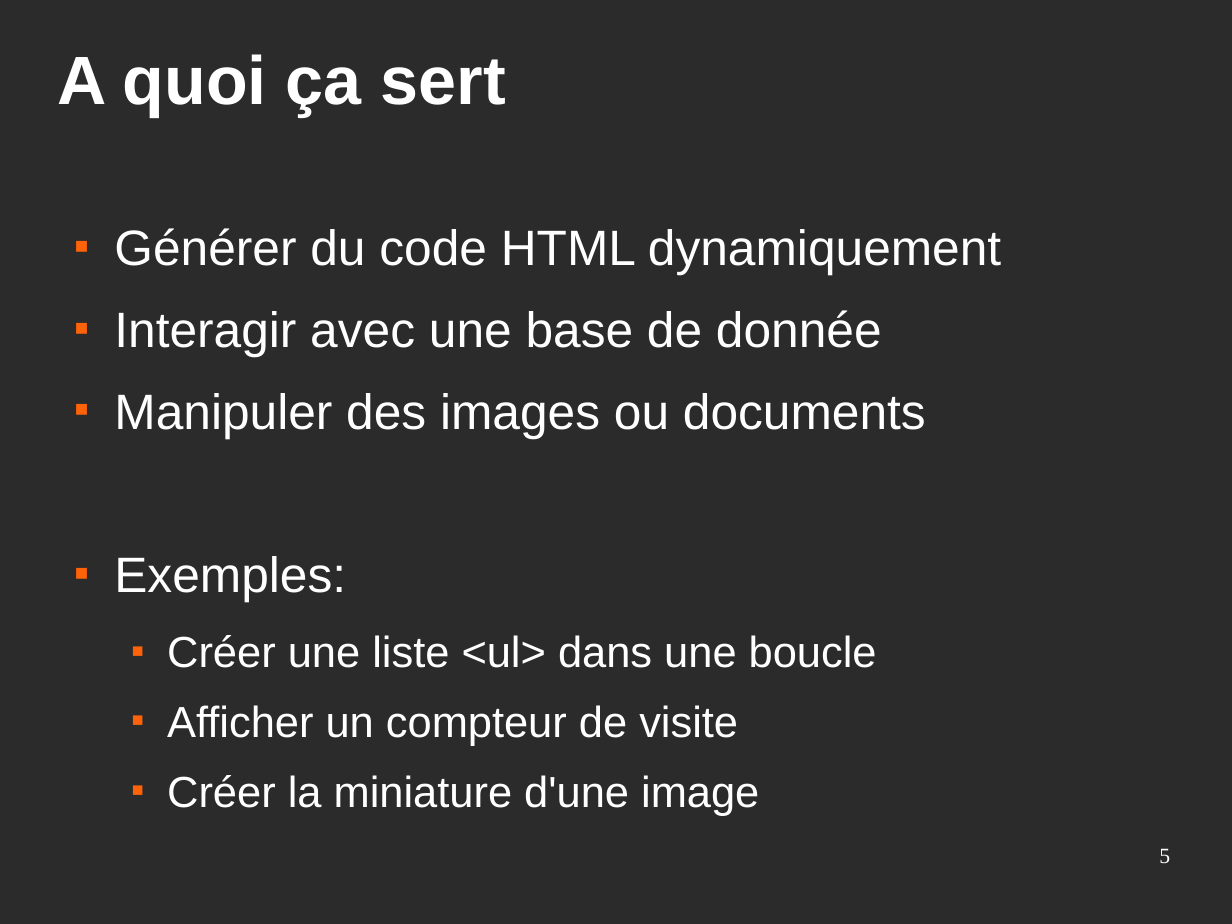
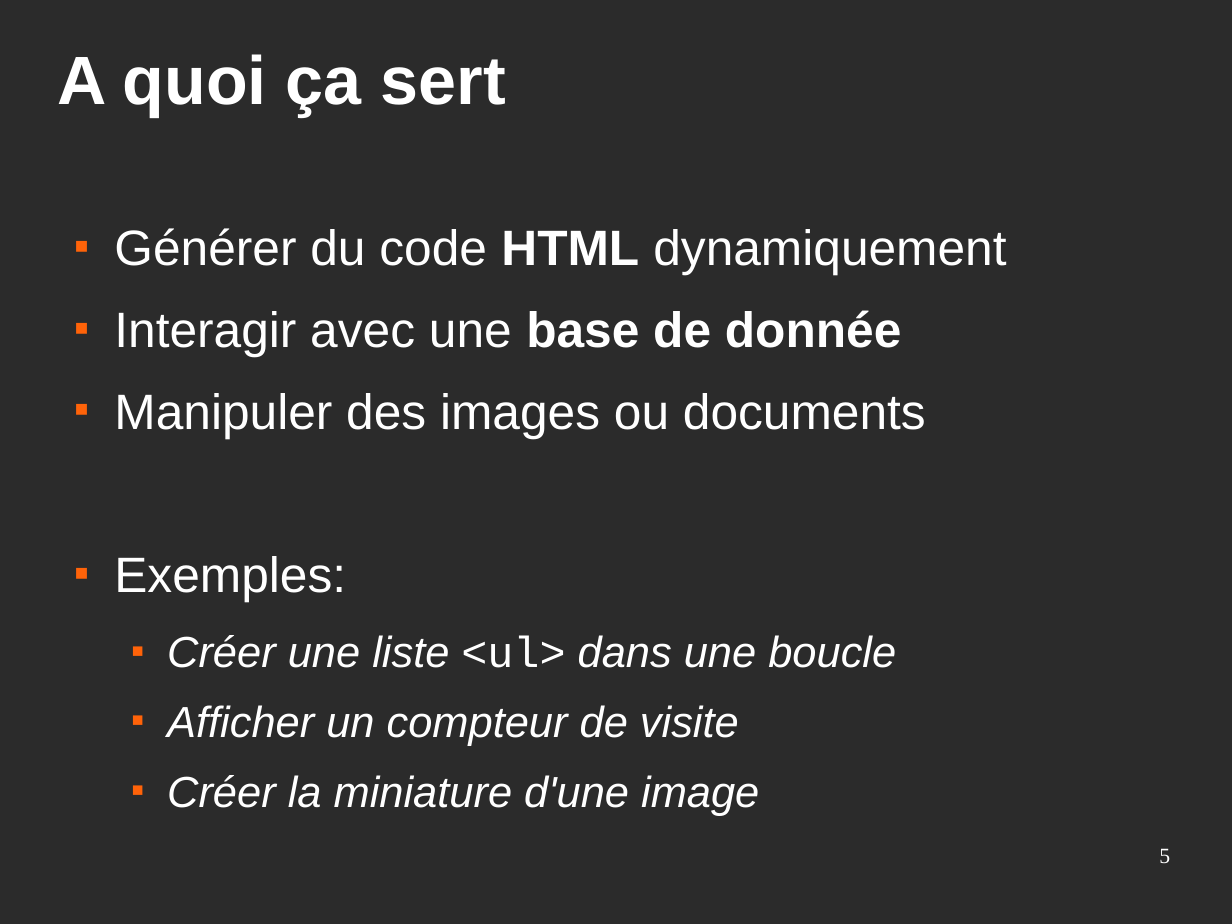
Before and after one commit to Eirbware/Formation, a slide deck: slide 5 of presentations/php.odp. Drawn at 1232x924 pixels with LibreOffice and Linux fonts; fonts in the diff are those of the drawing; background and template pictures are left out; a plain dark background stands for a picture behind light text. Boxes give left, top, right and bottom in pixels: in the first picture for what was removed or moved away, otherwise in the second. Text is boxed around its words. In the diff, an @@ line names an element or a change of style, - is before the commit and + after.

```diff
--- a/presentations/php.odp
+++ b/presentations/php.odp
@@ text at (114, 228, 1006, 816): bold on in "HTML", "base de donnée"; font Arial to Courier New in "<ul>"; italic on in "Créer une liste dans une boucle", "Afficher un compteur de visite", "Créer la miniature d'une image" @@
```
Also in this commit, not shown: 6 other slides changed, 1 slide added.
